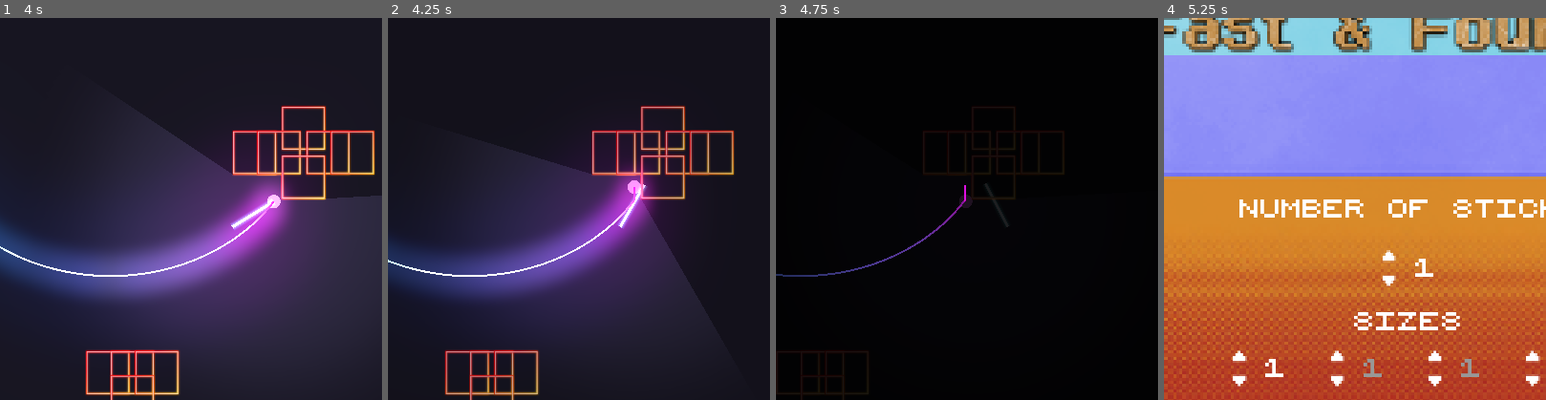
Above: before the commit, frames 1-4 (left to right).
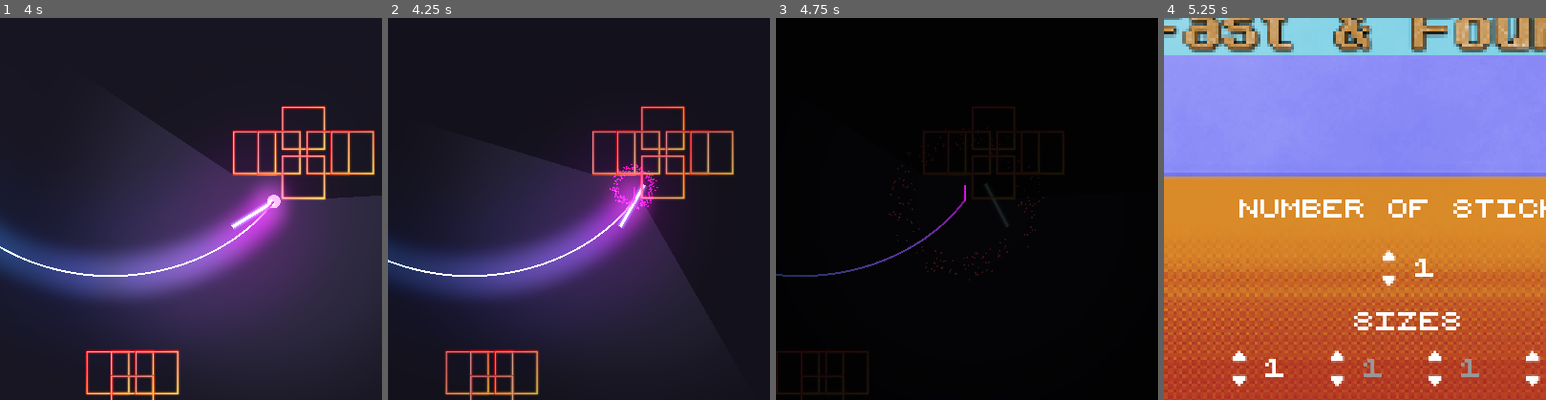
Above: after the commit, the same moments.

Repository: fyodordev/fourier-game
Game: Godot game, scene res://scenes/start_screen/titlescreen.tscn
Two runs of this game, one before a commit and one after it. Both use one fixed random seed, a clock stepped at 60 frames per second and the inputs below. The engine's default icon, where the game draws it, is replaced by a stand-in: a white triangle on a blue panel in a dark square.
Inputs (mouse positions are % of the whole screen's width and height, from its top left):
- Up to frame 1 (4 s): click (51, 93) at 0.5 s
- Up to frame 2 (4.25 s): no input
- Up to frame 3 (4.75 s): no input
- Up to frame 4 (5.25 s): no input
The pictures show only the part of the screen within x 20-70%, y 23-73%; the shares and areas given below are measured in that part.

Frame 1 is identical in both runs. In frame 2, 0.3% of the frame differs, in the area x 58-71%, y 38-51%; in frame 3, 0.3%; in frame 4, nothing differs.

Commit message:
Add preliminary particle effect uppon hitting a box

Diff:
--- a/scenes/stick/BaseStick.tscn
+++ b/scenes/stick/BaseStick.tscn
@@ -1,10 +1,11 @@
-[gd_scene load_steps=11 format=2]
+[gd_scene load_steps=12 format=2]
 
 [ext_resource path="res://scenes/stick/BaseStick.gd" type="Script" id=1]
 [ext_resource path="res://scenes/stick/assets/Cable.png" type="Texture" id=2]
 [ext_resource path="res://scenes/stick/Junction.gd" type="Script" id=3]
 [ext_resource path="res://scenes/stick/assets/Junction.png" type="Texture" id=4]
 [ext_resource path="res://scenes/stick/assets/spot.png" type="Texture" id=5]
+[ext_resource path="res://scenes/stick/explosion.tscn" type="PackedScene" id=6]
 
 [sub_resource type="Environment" id=1]
 background_mode = 4
@@ -70,3 +71,7 @@
 texture = ExtResource( 5 )
 texture_scale = 15.0
 shadow_enabled = true
+
+[node name="Explosion" parent="Junction" instance=ExtResource( 6 )]
+position = Vector2( -0.548027, 0.206825 )
+scale = Vector2( 1, 1 )
--- a/scenes/stick/Junction.gd
+++ b/scenes/stick/Junction.gd
@@ -12,6 +12,8 @@
 
 func _physics_process(delta):
 	if move_and_collide(velocity):
+		get_node("Junction_Sprite").set_texture(null) #after collision has been detected remove sprite of last junction
+		get_node("Explosion/Particles2D").emitting=true #initate "explosion" when collisoin has been detected
 		var animP=get_tree().get_root().get_node("World/DeathFade/AnimationPlayer")
 		animP.play("NewFade")
 		yield(animP,"animation_finished")
--- /dev/null
+++ b/scenes/stick/explosion.tscn
@@ -0,0 +1,30 @@
+[gd_scene load_steps=4 format=2]
+
+[sub_resource type="Gradient" id=1]
+colors = PoolColorArray( 1, 0, 0.9375, 1, 1, 0.515625, 0, 1 )
+
+[sub_resource type="GradientTexture" id=2]
+gradient = SubResource( 1 )
+
+[sub_resource type="ParticlesMaterial" id=3]
+flag_disable_z = true
+spread = 180.0
+gravity = Vector3( 0, 0, 0 )
+initial_velocity = 292.06
+initial_velocity_random = 0.32
+orbit_velocity = 0.0
+orbit_velocity_random = 0.0
+linear_accel = -5.13
+radial_accel = 5.13
+scale = 4.0
+color_ramp = SubResource( 2 )
+
+[node name="Explosion" type="Node2D"]
+
+[node name="Particles2D" type="Particles2D" parent="."]
+position = Vector2( 0.144562, -0.160973 )
+emitting = false
+amount = 200
+one_shot = true
+explosiveness = 0.96
+process_material = SubResource( 3 )
